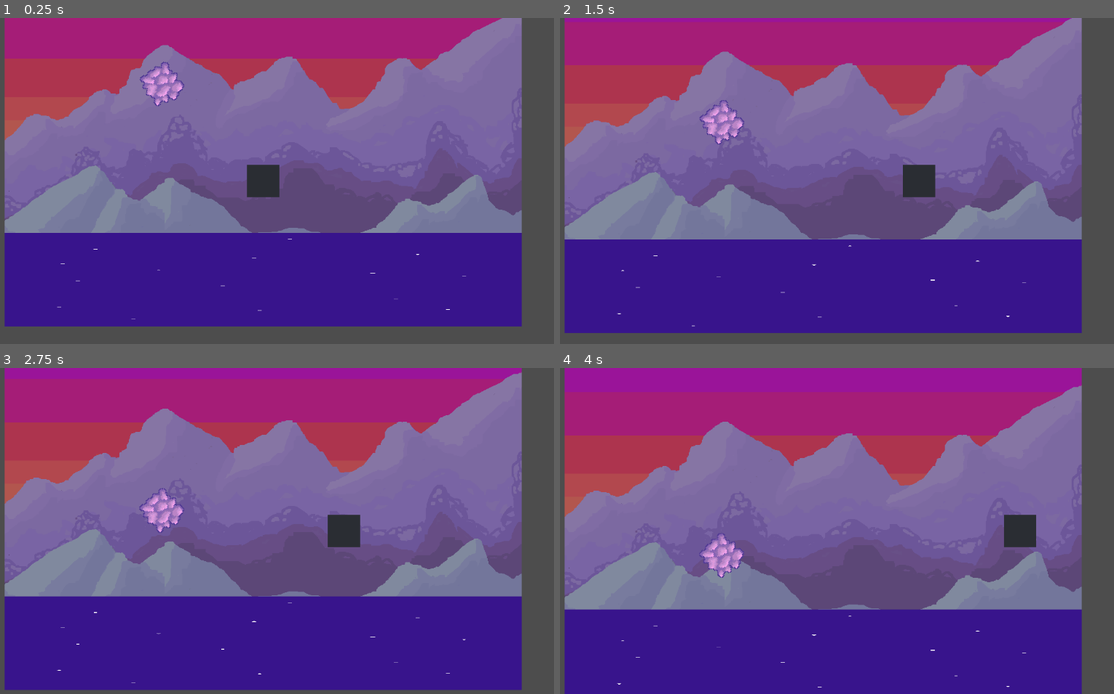
Above: before the commit, frames 1-4 (two rows, left to right).
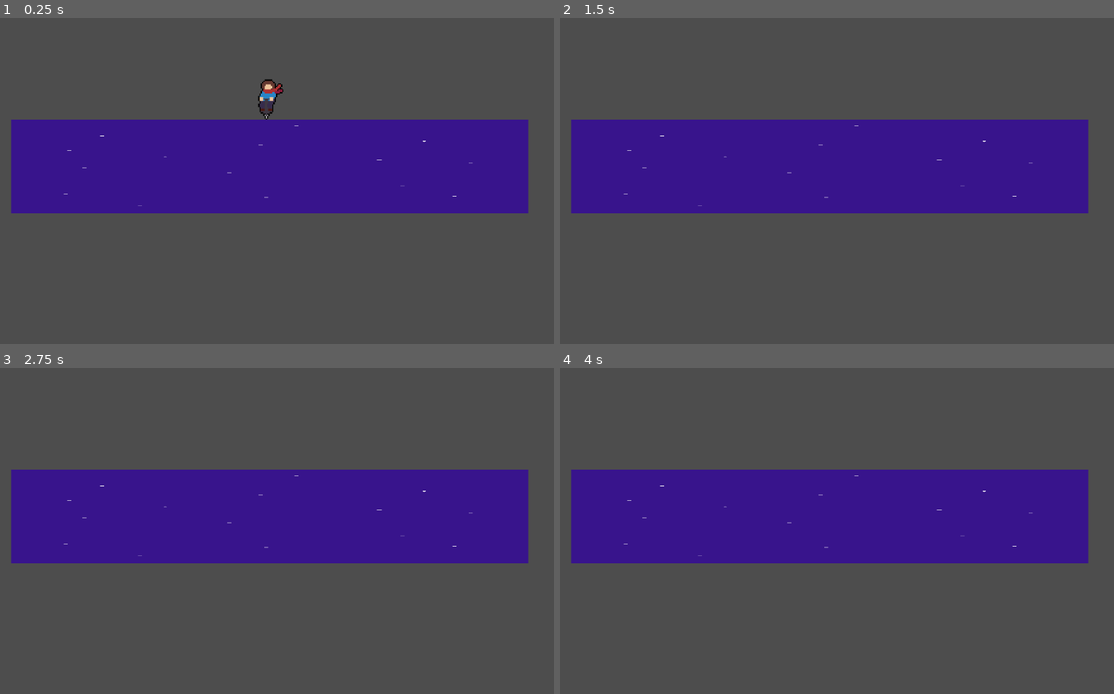
Above: after the commit, the same moments.

Repository: JMQ0598/Pogo-Game-Godot
Game: Godot game, scene res://Assets/Scenes/JumpDemo.tscn
Two runs of this game, one before a commit and one after it. Both use one fixed random seed, a clock stepped at 60 frames per second and the inputs below. Before the commit the project starts from res://Assets/Scenes/root.tscn.
Inputs:
- Up to frame 1 (0.25 s): no input
- Up to frame 2 (1.5 s): hold D (walk_right) from 0.53 s (still down); tap W (walk_up) at 0.77 s
- Up to frame 3 (2.75 s): tap W (walk_up) at 1.52 s; release D (walk_right) at 2.03 s; hold A (walk_left) from 2.03 s (still down)
- Up to frame 4 (4 s): release A (walk_left) at 2.78 s; hold D (walk_right) from 2.78 s (still down); tap W (walk_up) at 3.02, 3.77 s

The runs differ from the first frame. In frame 1, 89% of the frame differs, in the area x 0-96%, y 0-95%; in frame 2, 91%; in frame 3, 93%; in frame 4, 94%, in the area x 0-96%, y 0-100%.

Commit message:
Set JumpDemo as MainScene

Diff:
--- a/pogo-game/Assets/Scenes/pogo_girl.tscn
+++ b/pogo-game/Assets/Scenes/pogo_girl.tscn
@@ -141,6 +141,7 @@
 size = Vector2(11, 2)
 
 [node name="PogoGirl" type="CharacterBody2D"]
+scale = Vector2(2.5, 2.5)
 script = ExtResource("1_5unk0")
 
 [node name="AnimatedSprite2D" type="AnimatedSprite2D" parent="."]
--- a/pogo-game/Assets/Scripts/pogo_girl.gd
+++ b/pogo-game/Assets/Scripts/pogo_girl.gd
@@ -5,7 +5,7 @@
 @export var speed: int = 1000
 @export var jump_speed = -1800
 @export var gravity: int = 4000
-@export var bounce: int = 4000
+@export var bounce: int = -90000
 
 # Called when the node enters the scene tree for the first time.
 func _ready() -> void:
@@ -17,14 +17,17 @@
 	pass
 
 func _physics_process(delta: float) -> void:
-	velocity.y = gravity * delta
-	if isMidair:
+
+	if is_on_floor():
+		velocity.y = 0
+		await get_tree().create_timer(1.0).timeout
+		velocity.y = bounce * delta
+	else:
+		velocity.y = gravity * delta
 		var dir = Input.get_axis('walk_left','walk_right')
 		if dir != 0:
 			velocity.x = dir * speed
 		else:
 			velocity.x = 0
-	else:
-		if is_on_floor():
-			velocity.y = bounce * delta
+
 	move_and_slide()
--- a/pogo-game/project.godot
+++ b/pogo-game/project.godot
@@ -11,7 +11,7 @@
 [application]
 
 config/name="Pogo Game"
-run/main_scene="uid://cijwn6ftib2hu"
+run/main_scene="uid://llc5lrewrtte"
 config/features=PackedStringArray("4.5", "Mobile")
 config/icon="res://icon.svg"
 
Not shown, added: pogo-game/Assets/Scenes/JumpDemo.tscn1382687631.tmp
Not shown, added: pogo-game/Assets/Scenes/JumpDemo.tscn1390526279.tmp
